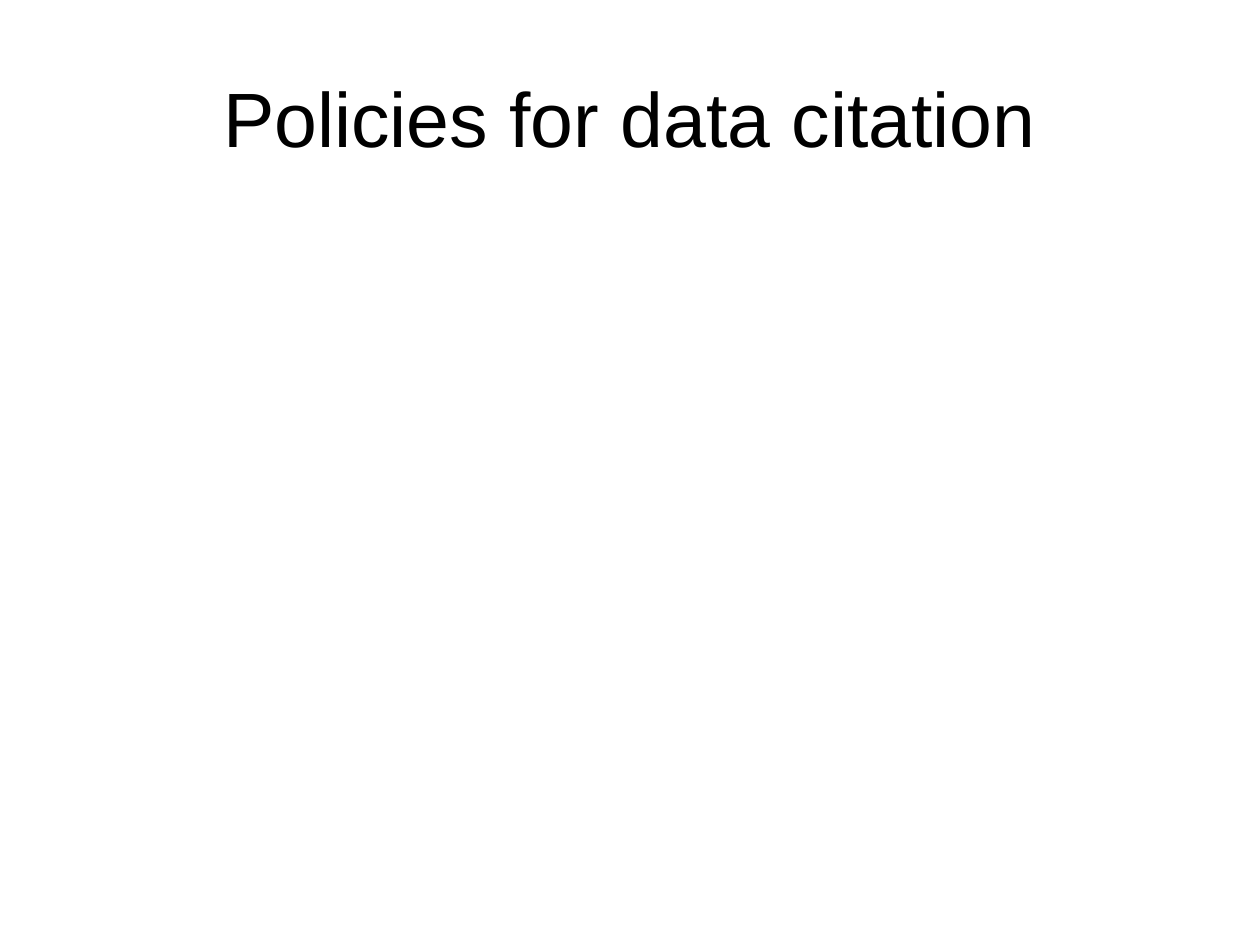
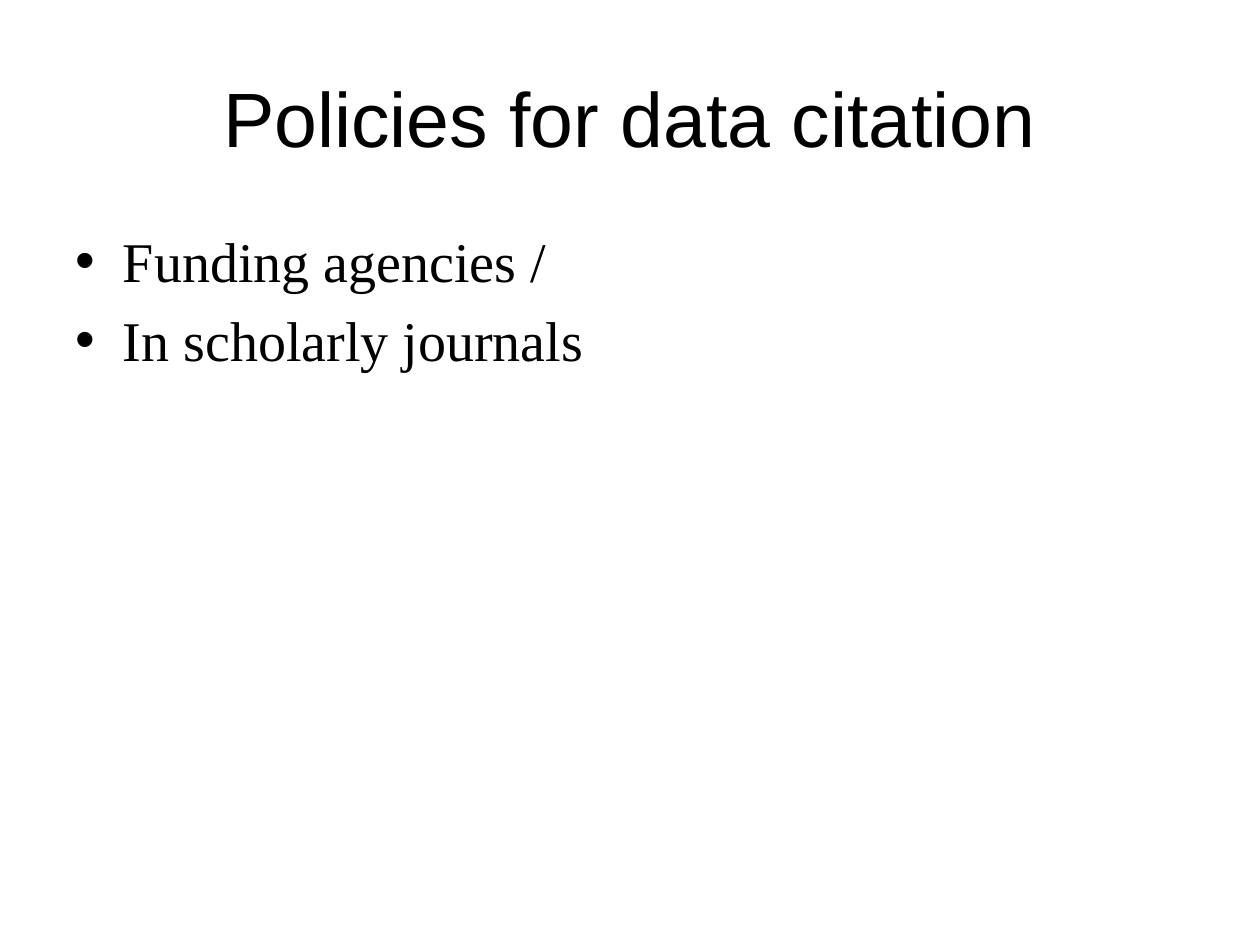
Before and after one commit to DataCurationWorkshop/HongKongCurationWorkshop, a slide deck: slide 22 of Day_2/Case_Study/Day_2_CaseStudy.pptx. Drawn at 1260x945 pixels with LibreOffice and Linux fonts; fonts in the diff are those of the drawing; background and template pictures are left out. Boxes give left, top, right and bottom in pixels: in the first picture for what was removed or moved away, otherwise in the second. Text is boxed around its words. In the diff, an @@ line names an element or a change of style, - is before the commit and + after.

```diff
--- a/Day_2/Case_Study/Day_2_CaseStudy.pptx
+++ b/Day_2/Case_Study/Day_2_CaseStudy.pptx
@@ text added at [123,243,583,371], 32 pt, text #000000 @@
+• Funding agencies /
+• In scholarly journals
```
Also in this commit, not shown: 1 other slide changed, 2 other files.
